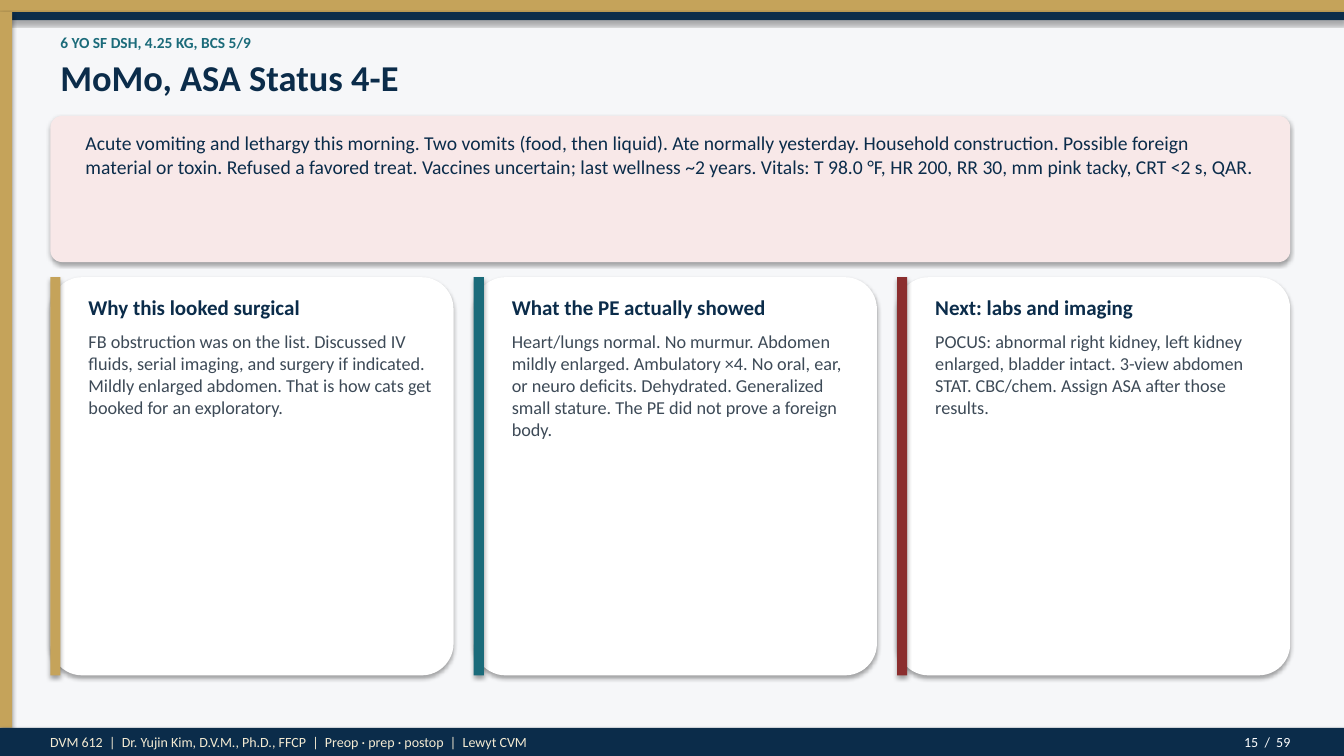
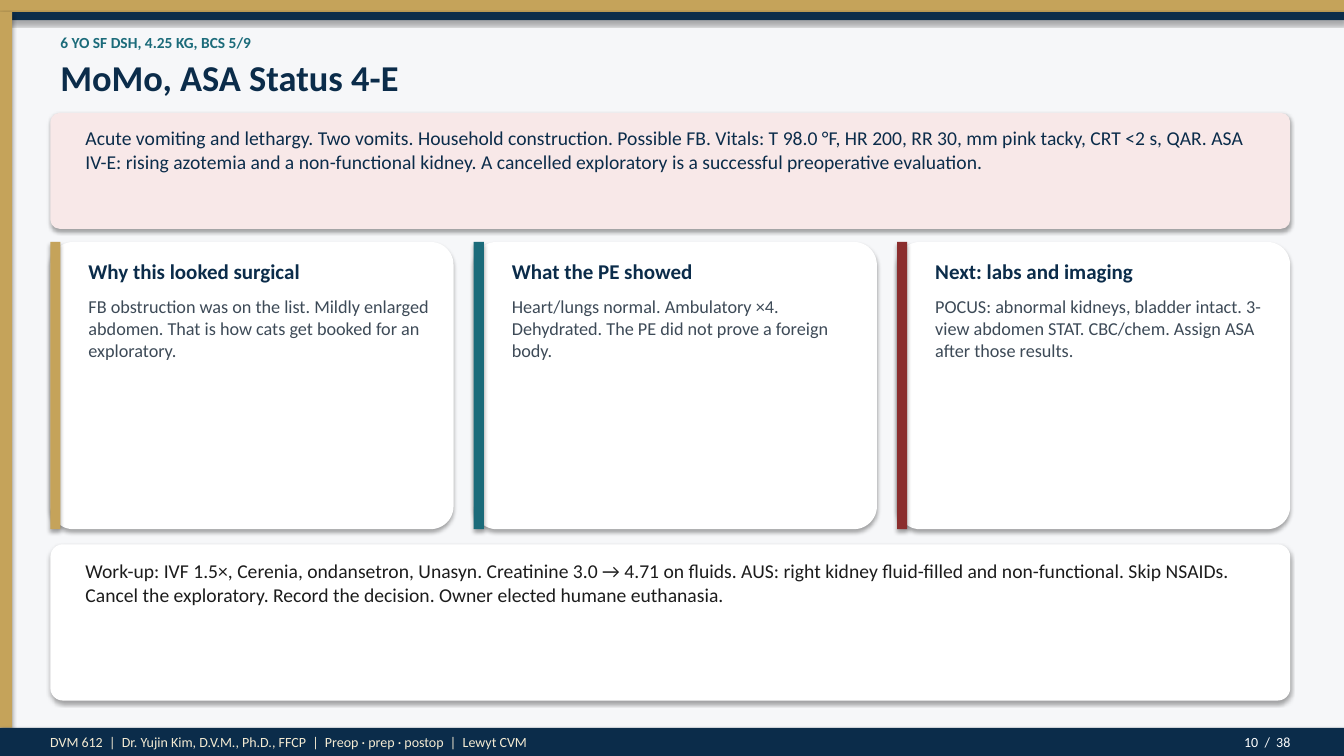
Before and after one commit to drkimvet/happycare, a slide deck: slide 10 of lectures/DVM-612_Week4_Preop_PatientPrep_Postop.pptx (slide 15 before the commit). Drawn at 1344x756 pixels with LibreOffice and Linux fonts; fonts in the diff are those of the drawing. Boxes give left, top, right and bottom in pixels: in the first picture for what was removed or moved away, otherwise in the second. Text is boxed around its words. In the diff, an @@ line names an element or a change of style, - is before the commit and + after.

```diff
--- a/lectures/DVM-612_Week4_Preop_PatientPrep_Postop.pptx
+++ b/lectures/DVM-612_Week4_Preop_PatientPrep_Postop.pptx
@@ rounded rectangle: place and size @@
-rounded rectangle at (50, 116, 1291, 262)
+rounded rectangle at (50, 113, 1291, 229)
@@ text at (85, 131, 1243, 173): text changed @@
-Acute vomiting and lethargy this morning. Two vomits (food, then liquid). Ate normally yesterday. Household construction. Possible foreign material or toxin. Refused a favored treat. Vaccines uncertain; last wellness ~2 years. Vitals: T 98.0 °F, HR 200, RR 30, mm pink tacky, CRT <2 s, QAR.
+Acute vomiting and lethargy. Two vomits. Household construction. Possible FB. Vitals: T 98.0 °F, HR 200, RR 30, mm pink tacky, CRT <2 s, QAR. ASA IV-E: rising azotemia and a non-functional kidney. A cancelled exploratory is a successful preoperative evaluation.
@@ rounded rectangle: place and size @@
-rounded rectangle at (50, 277, 454, 676)
+rounded rectangle at (50, 242, 454, 529)
@@ rectangle: place and size @@
-rectangle at (50, 277, 60, 676)
+rectangle at (50, 242, 60, 529)
@@ text "Why this looked surgical": place and size @@
-text "Why this looked surgical" at (88, 300, 300, 319)
+text "Why this looked surgical" at (88, 264, 300, 283)
@@ rounded rectangle: place and size @@
-rounded rectangle at (474, 277, 877, 676)
+rounded rectangle at (474, 242, 877, 529)
@@ rectangle: place and size @@
-rectangle at (474, 277, 484, 676)
+rectangle at (474, 242, 484, 529)
@@ text at (512, 264, 692, 279): text changed @@
-What the PE actually showed
+What the PE showed
@@ rounded rectangle: place and size @@
-rounded rectangle at (897, 277, 1291, 676)
+rounded rectangle at (897, 242, 1291, 529)
@@ rectangle: place and size @@
-rectangle at (897, 277, 907, 676)
+rectangle at (897, 242, 907, 529)
@@ text "Next: labs and imaging": place and size @@
-text "Next: labs and imaging" at (935, 300, 1133, 319)
+text "Next: labs and imaging" at (935, 264, 1133, 283)
@@ text at (88, 300, 429, 360): text changed @@
-FB obstruction was on the list. Discussed IV fluids, serial imaging, and surgery if indicated. Mildly enlarged abdomen. That is how cats get booked for an exploratory.
+FB obstruction was on the list. Mildly enlarged abdomen. That is how cats get booked for an exploratory.
@@ text at (512, 300, 828, 360): text changed @@
-Heart/lungs normal. No murmur. Abdomen mildly enlarged. Ambulatory ×4. No oral, ear, or neuro deficits. Dehydrated. Generalized small stature. The PE did not prove a foreign body.
+Heart/lungs normal. Ambulatory ×4. Dehydrated. The PE did not prove a foreign body.
@@ text at (935, 300, 1261, 357): text changed @@
-POCUS: abnormal right kidney, left kidney enlarged, bladder intact. 3-view abdomen STAT. CBC/chem. Assign ASA after those results.
+POCUS: abnormal kidneys, bladder intact. 3-view abdomen STAT. CBC/chem. Assign ASA after those results.
@@ rounded rectangle added at (50, 544, 1291, 701), fill #FFFFFF @@
@@ text added at (85, 564, 1229, 605), 14 pt, text #1C1C1C @@
+Work-up: IVF 1.5×, Cerenia, ondansetron, Unasyn. Creatinine 3.0 → 4.71 on fluids. AUS: right kidney fluid-filled and non-functional. Skip NSAIDs. Cancel the exploratory. Record the decision. Owner elected humane euthanasia.
@@ text at (1244, 737, 1290, 747): text changed @@
-15 / 59
+10 / 38
```
Also in this commit, not shown: 37 other slides changed, 21 slides removed, 2 other files.
